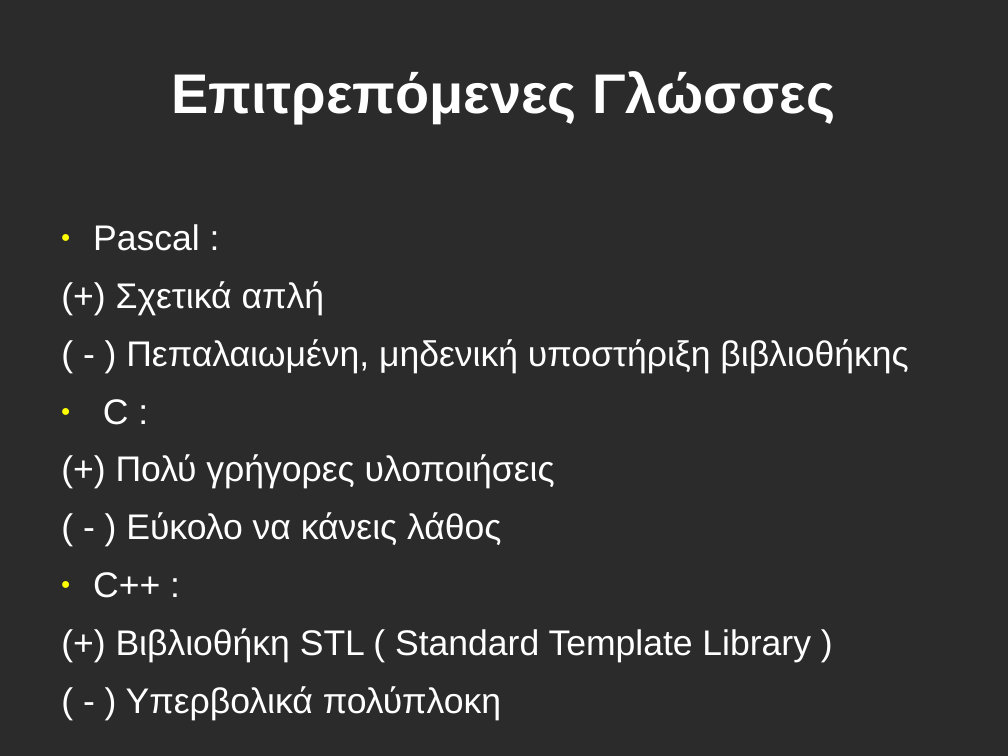
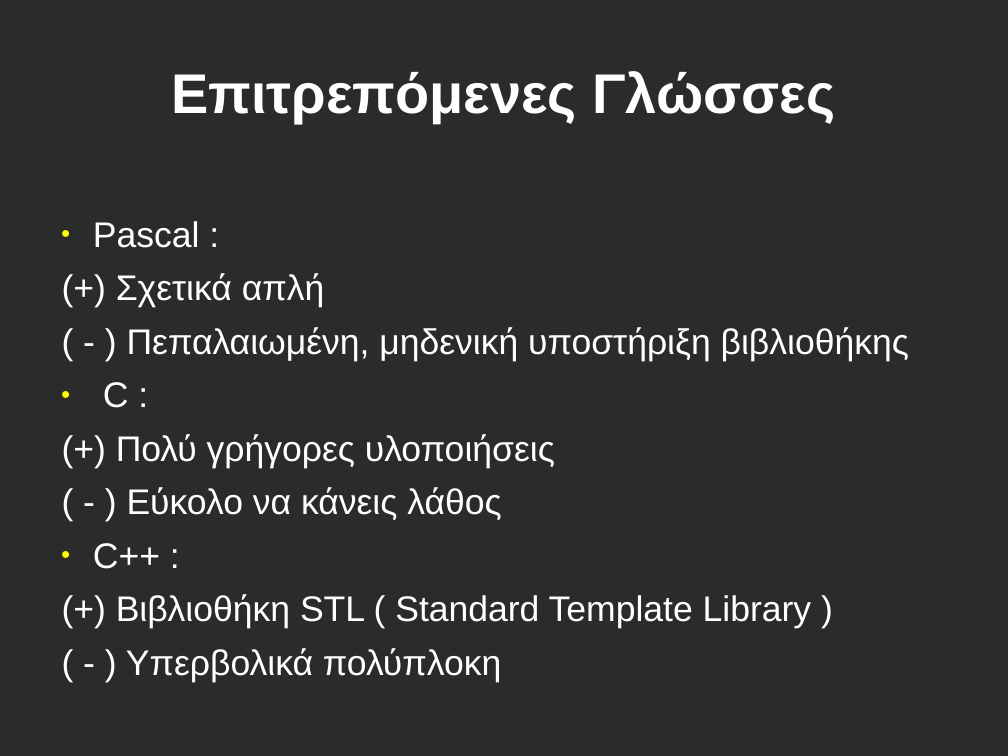
Before and after one commit to kipoujr/PDP, a slide deck: slide 3 of Zero-Material/STL-Best practices.odp. Drawn at 1008x756 pixels with LibreOffice and Linux fonts; fonts in the diff are those of the drawing; background and template pictures are left out; a plain dark background stands for a picture behind light text. Boxes give left, top, right and bottom in pixels: in the first picture for what was removed or moved away, otherwise in the second. Text is boxed around its words. In the diff, an @@ line names an element or a change of style, - is before the commit and + after.

```diff
--- a/Zero-Material/STL-Best practices.odp
+++ b/Zero-Material/STL-Best practices.odp
@@ text "Pascal :" at (93, 221, 909, 682): line spacing 0.93 to 0.83 @@
```
Also in this commit, not shown: 9 other slides changed, 1 slide added, 13 other files.
